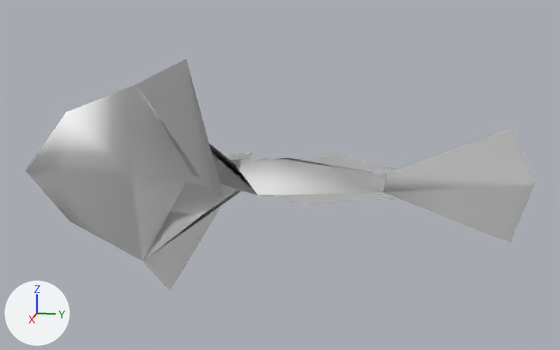
Before and after pictures for a commit that changed the glTF model public/3d/item/model__item__room.ofs_4823_0/4823fish33_r.gltf.
One viewpoint serves both versions: a 50 mm camera at (1.419, 0.816, 0.357) aimed at (-0.038, 0.525, -0.007). Arrows for +X, +Y and +Z are at lower left; the lights stay in place. The picture after the commit comes second.

The first picture shows '4823fish33_r'.
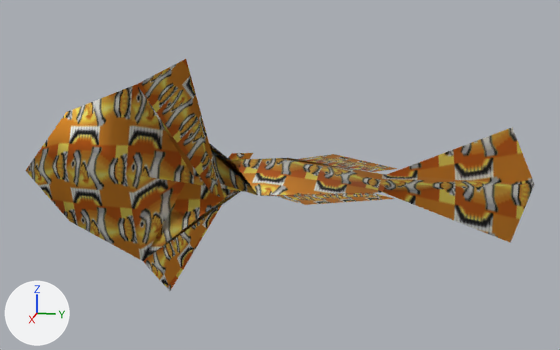
Changed parts and their boxes [x1, y1, x2, y2] in the pictures (560 x 350 px):
'4823fish33_r', surface changed (white to brown)
    both: [25, 59, 535, 291]

Patch to the scene script:
```diff
--- a/public/3d/item/model__item__room.ofs_4823_0/4823fish33_r.gltf.py
+++ b/public/3d/item/model__item__room.ofs_4823_0/4823fish33_r.gltf.py
@@ img_fish33 @@
+img_fish33 = load_image('fish33', '_unpacked/fish33', 64, 32, 'sRGB')
@@ mat_1___default @@
 mat_1___default = principled_material('1___Default')
-mat_1___default.base_color = (1.0, 1.0, 1.0)  # white #ffffff
+mat_1___default.texture = img_fish33
 mat_1___default.roughness = 1.0
```
